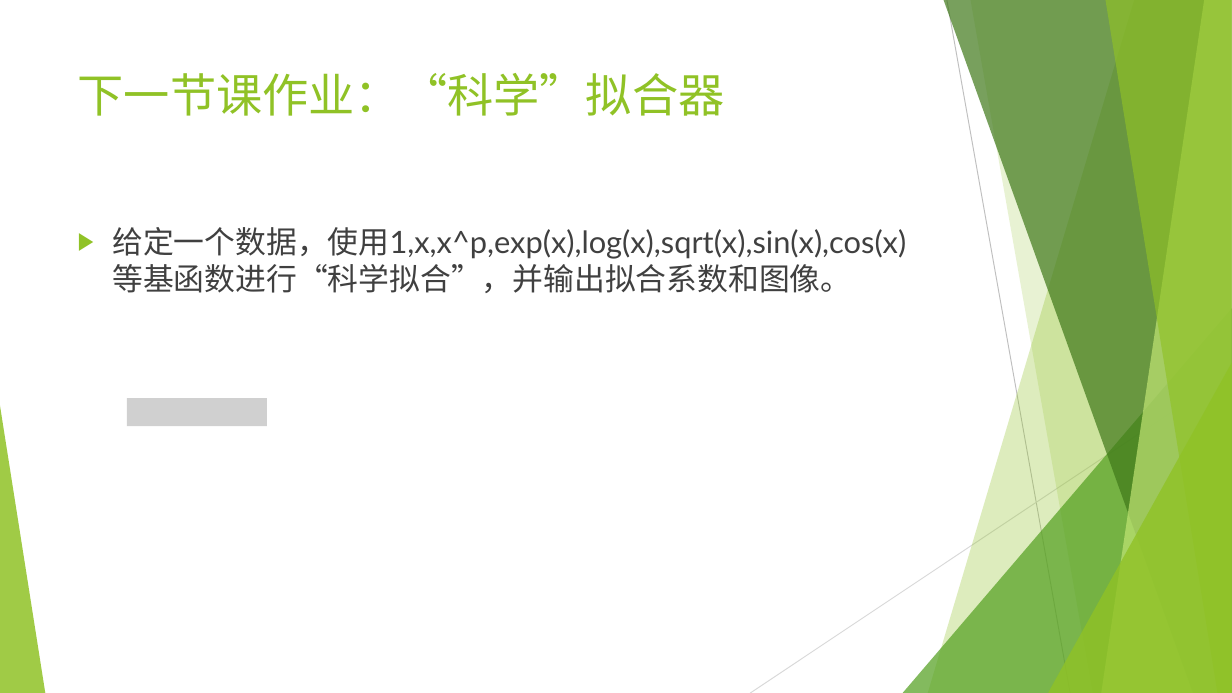
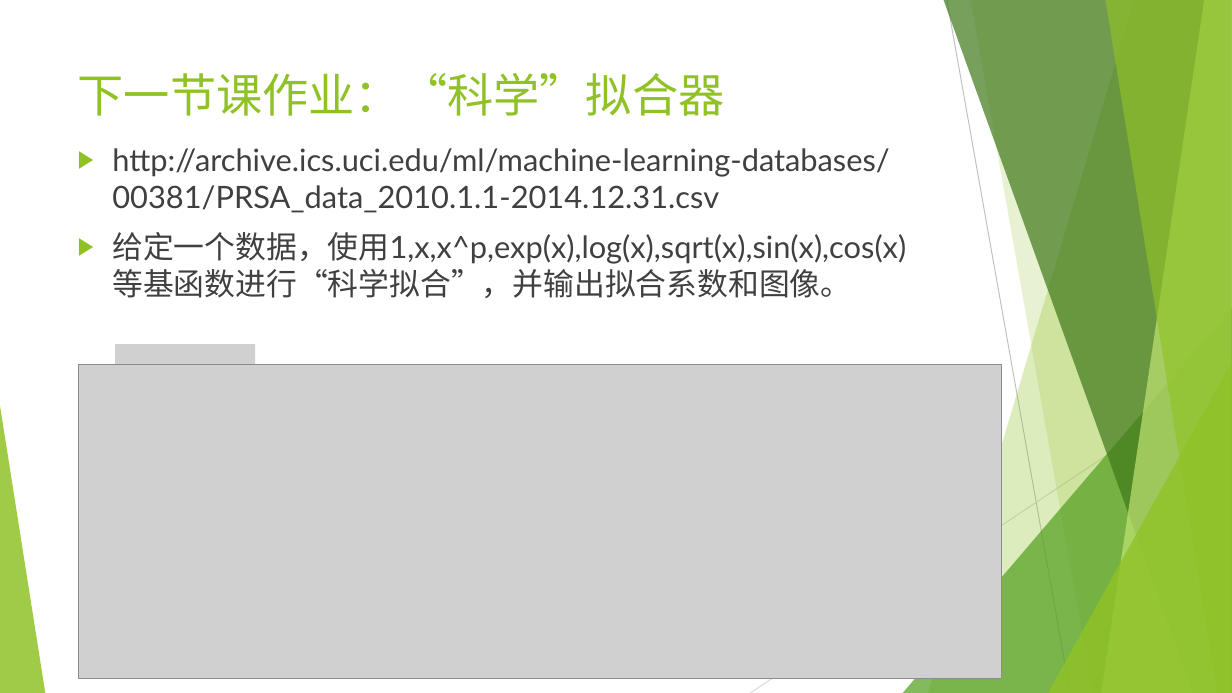
Before and after one commit to wangyi-fudan/BIOL130173, a slide deck: slide 19 of 7_basis_kernel.pptx (slide 18 before the commit). Drawn at 1232x693 pixels with LibreOffice and Linux fonts; fonts in the diff are those of the drawing; grey boxes stand for pictures. Boxes give left, top, right and bottom in pixels: in the first picture for what was removed or moved away, otherwise in the second. Text is boxed around its words. In the diff, an @@ line names an element or a change of style, - is before the commit and + after.

```diff
--- a/7_basis_kernel.pptx
+++ b/7_basis_kernel.pptx
@@ text "http://archive.ics.uci.edu/ml/machine-learning-databases/003 ...": place and size @@
-text "http://archive.ics.uci.edu/ml/machine-learning-databases/003 ..." at [112, 227, 906, 293]
+text "http://archive.ics.uci.edu/ml/machine-learning-databases/003 ..." at [112, 148, 906, 298]
@@ text at [112, 148, 890, 213]: paragraph added @@
+▶ http://archive.ics.uci.edu/ml/machine-learning-databases/00381/PRSA_data_2010.1.1-2014.12.31.csv
@@ picture added at [116, 344, 255, 372] @@
@@ picture added at [79, 364, 1002, 678] @@
@@ picture removed at [127, 398, 266, 426] @@
```
Also in this commit, not shown: 6 other slides changed, 1 slide added.
